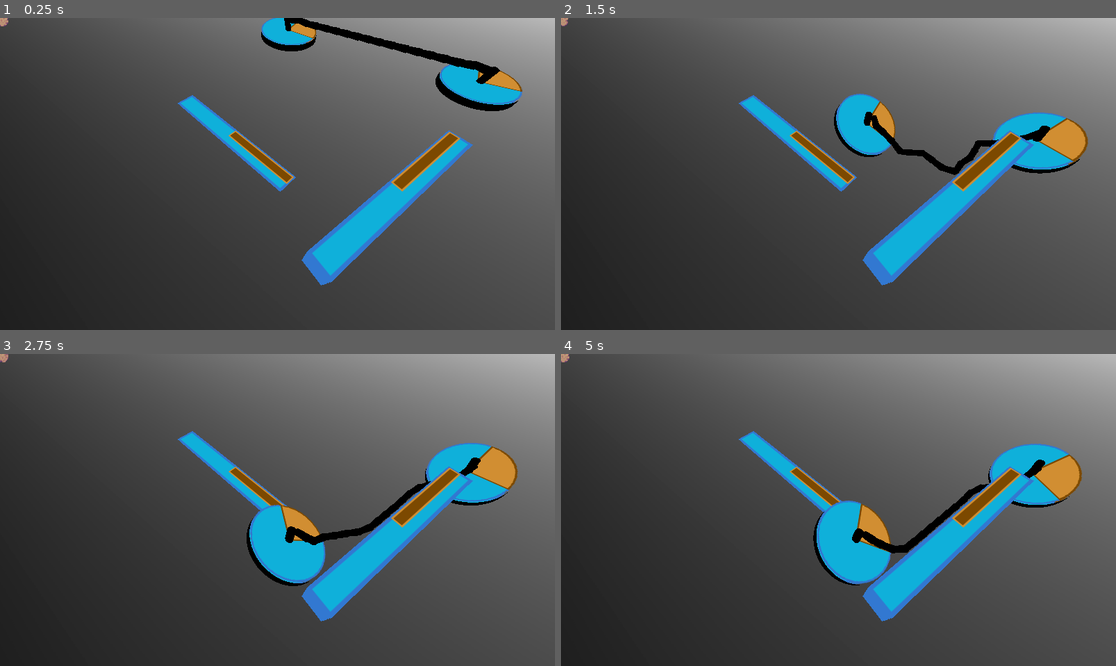
Above: before the commit, frames 1-4 (two rows, left to right).
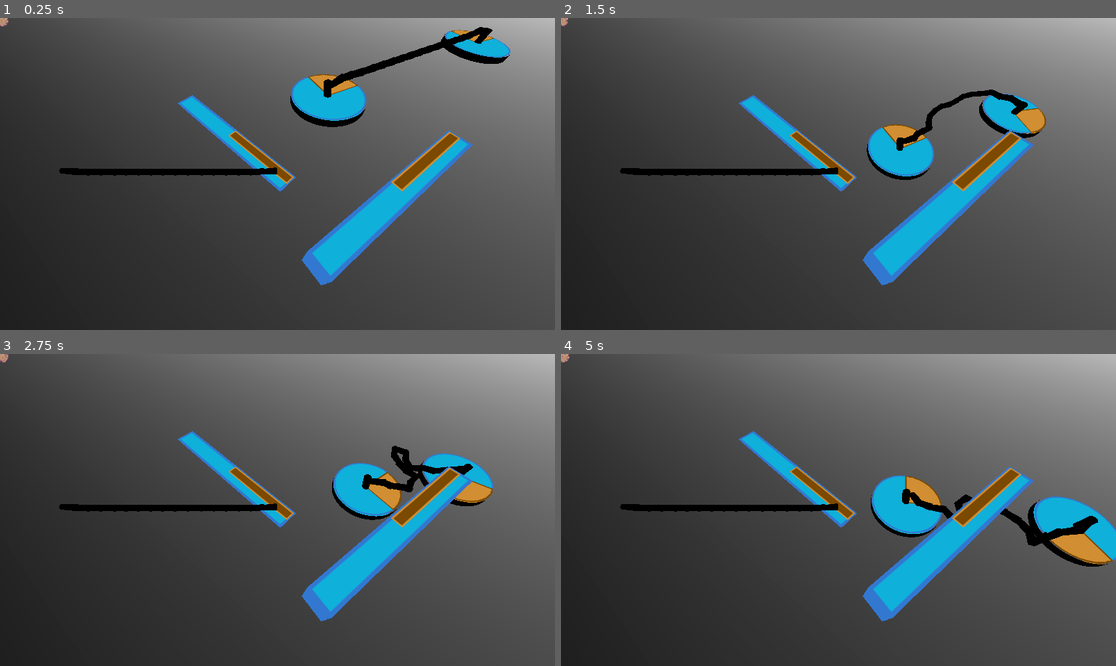
Above: after the commit, the same moments.

Repository: xaviervxz/PhysicsTestScenes
Game: Godot game, scene res://3dWithSprites/Rope/roxle_stage.tscn
The game is run twice, just before and just after one commit, with the same random seed, the same clock (stepped at 60 frames per second) and the same inputs.
Inputs:
- Up to frame 1 (0.25 s): no input
- Up to frame 2 (1.5 s): no input
- Up to frame 3 (2.75 s): no input
- Up to frame 4 (5 s): no input

The runs differ from the first frame. In frame 1, 7.3% of the frame differs, in the area x 10-95%, y 0-51%; in frame 2, 6.9%; in frame 3, 7.7%; in frame 4, 11%, in the area x 10-100%, y 28-75%.

Commit message:
Messed with Rope Collision

Diff:
--- a/3dWithSprites/PhysicsObjects/wheel.tscn
+++ b/3dWithSprites/PhysicsObjects/wheel.tscn
@@ -16,7 +16,7 @@
 cap_bottom = false
 
 [sub_resource type="CylinderShape3D" id="CylinderShape3D_vqbom"]
-height = 0.5
+height = 0.3
 radius = 0.05
 
 [sub_resource type="Gradient" id="Gradient_b38vi"]
@@ -33,9 +33,11 @@
 material = SubResource("StandardMaterial3D_anqcw")
 top_radius = 0.05
 bottom_radius = 0.05
-height = 0.5
+height = 0.3
 
 [node name="Wheel" type="RigidBody3D"]
+collision_layer = 3
+collision_mask = 3
 
 [node name="CollisionShape" type="CollisionShape3D" parent="."]
 transform = Transform3D(1, 0, 0, 0, -4.37114e-08, -1, 0, 1, -4.37114e-08, 0, 0, 0)
@@ -54,6 +56,9 @@
 texture = ExtResource("3_trxsd")
 
 [node name="Axle" type="RigidBody3D" parent="."]
+transform = Transform3D(1, 0, 0, 0, 1, 0, 0, 0, 1, 0, 0, 0.1)
+collision_layer = 3
+collision_mask = 3
 
 [node name="CollisionShape3D" type="CollisionShape3D" parent="Axle"]
 transform = Transform3D(1, 0, 0, 0, -4.37114e-08, -1, 0, 1, -4.37114e-08, 0, 0, 0)
@@ -70,6 +75,6 @@
 node_b = NodePath("..")
 
 [node name="Right" type="PinJoint3D" parent="Axle"]
-transform = Transform3D(1, 0, 0, 0, 1, 0, 0, 0, 1, 0, 0, 0.05)
+transform = Transform3D(1, 0, 0, 0, 1, 0, 0, 0, 1, 0, 0, -0.15)
 node_a = NodePath("../..")
 node_b = NodePath("..")
--- /dev/null
+++ b/3dWithSprites/Rope/rope.gd
@@ -0,0 +1,18 @@
+extends RigidBody3D
+
+@export var start_anchor : CollisionObject3D
+
+@export var end_anchor : CollisionObject3D
+
+func _ready():
+	var root_segment = get_node("0")
+	if root_segment:
+		root_segment.attach_to(start_anchor)
+	var prev = start_anchor
+	for body in get_children():
+		if body is RopeSegment:
+			body.attach_to(prev)
+			prev = body
+
+	if end_anchor:
+		$EndAnchor.node_b = end_anchor.get_path()
--- /dev/null
+++ b/3dWithSprites/Rope/rope.tscn
@@ -0,0 +1,96 @@
+[gd_scene load_steps=3 format=3 uid="uid://c2odrv2kf41pj"]
+
+[ext_resource type="Script" path="res://3dWithSprites/Rope/rope.gd" id="1_5omqp"]
+[ext_resource type="PackedScene" uid="uid://dxu4mwinrnrkr" path="res://3dWithSprites/Rope/rope_segment.tscn" id="1_evxmt"]
+
+[node name="Rope" type="RigidBody3D"]
+script = ExtResource("1_5omqp")
+
+[node name="0" parent="." instance=ExtResource("1_evxmt")]
+transform = Transform3D(-4.37114e-08, 1, 0, -1, -4.37114e-08, 0, 0, 0, 1, 1.4206, 0, 0.206284)
+collision_layer = 2
+collision_mask = 2
+
+[node name="1" parent="." instance=ExtResource("1_evxmt")]
+transform = Transform3D(-4.37114e-08, 1, 0, -1, -4.37114e-08, 0, 0, 0, 1, 1.23719, 0, 0.206284)
+collision_layer = 2
+collision_mask = 2
+
+[node name="2" parent="." instance=ExtResource("1_evxmt")]
+transform = Transform3D(-4.37114e-08, 1, 0, -1, -4.37114e-08, 0, 0, 0, 1, 1.06086, 0, 0.206284)
+collision_layer = 2
+collision_mask = 2
+
+[node name="3" parent="." instance=ExtResource("1_evxmt")]
+transform = Transform3D(-4.37114e-08, 1, 0, -1, -4.37114e-08, 0, 0, 0, 1, 0.884407, 0, 0.206284)
+collision_layer = 2
+collision_mask = 2
+
+[node name="4" parent="." instance=ExtResource("1_evxmt")]
+transform = Transform3D(-4.37114e-08, 1, 0, -1, -4.37114e-08, 0, 0, 0, 1, 0.70594, 0, 0.206284)
+collision_layer = 2
+collision_mask = 2
+
+[node name="5" parent="." instance=ExtResource("1_evxmt")]
+transform = Transform3D(-4.37114e-08, 1, 0, -1, -4.37114e-08, 0, 0, 0, 1, 0.529488, 0, 0.206284)
+collision_layer = 2
+collision_mask = 2
+
+[node name="6" parent="." instance=ExtResource("1_evxmt")]
+transform = Transform3D(-4.37114e-08, 1, 0, -1, -4.37114e-08, 0, 0, 0, 1, 0.354256, 0, 0.206284)
+collision_layer = 2
+collision_mask = 2
+
+[node name="7" parent="." instance=ExtResource("1_evxmt")]
+transform = Transform3D(-4.37114e-08, 1, 0, -1, -4.37114e-08, 0, 0, 0, 1, 0.16053, 0, 0.206284)
+collision_layer = 2
+collision_mask = 2
+
+[node name="8" parent="." instance=ExtResource("1_evxmt")]
+transform = Transform3D(-4.37114e-08, 1, 0, -1, -4.37114e-08, 0, 0, 0, 1, -0.0200119, 0, 0.206284)
+collision_layer = 2
+collision_mask = 2
+
+[node name="9" parent="." instance=ExtResource("1_evxmt")]
+transform = Transform3D(-4.37114e-08, 1, 0, -1, -4.37114e-08, 0, 0, 0, 1, -0.19561, 0, 0.206284)
+collision_layer = 2
+collision_mask = 2
+
+[node name="10" parent="." instance=ExtResource("1_evxmt")]
+transform = Transform3D(-4.37114e-08, 1, 0, -1, -4.37114e-08, 0, 0, 0, 1, -0.369255, 0, 0.206284)
+collision_layer = 2
+collision_mask = 2
+
+[node name="11" parent="." instance=ExtResource("1_evxmt")]
+transform = Transform3D(-4.37114e-08, 1, 0, -1, -4.37114e-08, 0, 0, 0, 1, -0.547173, 0, 0.206284)
+collision_layer = 2
+collision_mask = 2
+
+[node name="12" parent="." instance=ExtResource("1_evxmt")]
+transform = Transform3D(-4.37114e-08, 1, 0, -1, -4.37114e-08, 0, 0, 0, 1, -0.721062, 0, 0.206284)
+collision_layer = 2
+collision_mask = 2
+
+[node name="13" parent="." instance=ExtResource("1_evxmt")]
+transform = Transform3D(-4.37114e-08, 1, 0, -1, -4.37114e-08, 0, 0, 0, 1, -0.888725, 0, 0.206284)
+collision_layer = 2
+collision_mask = 2
+
+[node name="14" parent="." instance=ExtResource("1_evxmt")]
+transform = Transform3D(-4.37114e-08, 1, 0, -1, -4.37114e-08, 0, 0, 0, 1, -1.08337, 0, 0.206284)
+collision_layer = 2
+collision_mask = 2
+
+[node name="15" parent="." instance=ExtResource("1_evxmt")]
+transform = Transform3D(-4.37114e-08, 1, 0, -1, -4.37114e-08, 0, 0, 0, 1, -1.26763, 0, 0.206284)
+collision_layer = 2
+collision_mask = 2
+
+[node name="16" parent="." instance=ExtResource("1_evxmt")]
+transform = Transform3D(-4.37114e-08, 1, 0, -1, -4.37114e-08, 0, 0, 0, 1, -1.42229, 0, 0.206284)
+collision_layer = 2
+collision_mask = 2
+
+[node name="EndAnchor" type="PinJoint3D" parent="."]
+transform = Transform3D(1, 0, 0, 0, 1, 0, 0, 0, 1, -1.48828, 0, 0.206711)
+node_a = NodePath("../16")
--- a/3dWithSprites/Rope/rope_axle.tscn
+++ b/3dWithSprites/Rope/rope_axle.tscn
@@ -1,6 +1,6 @@
 [gd_scene load_steps=4 format=3 uid="uid://dmv8n080i0fjy"]
 
-[ext_resource type="PackedScene" uid="uid://dxu4mwinrnrkr" path="res://3dWithSprites/Rope/rope_segment.tscn" id="3_shohl"]
+[ext_resource type="PackedScene" uid="uid://c2odrv2kf41pj" path="res://3dWithSprites/Rope/rope.tscn" id="4_p3j7v"]
 [ext_resource type="Script" path="res://3dWithSprites/Rope/Roxel.gd" id="4_ssu8s"]
 [ext_resource type="PackedScene" uid="uid://uw30dl2uywf3" path="res://3dWithSprites/PhysicsObjects/wheel.tscn" id="5_naafo"]
 
@@ -15,80 +15,6 @@
 
 [node name="SoftBody3D" type="RigidBody3D" parent="."]
 
-[node name="RopeSegment2" parent="." instance=ExtResource("3_shohl")]
-transform = Transform3D(1, 0, 0, 0, 1, 0, 0, 0, 1, -0.267487, 0, 0.378906)
-
-[node name="right_Ropes" type="Node3D" parent="."]
-
-[node name="0" parent="right_Ropes" node_paths=PackedStringArray("anchor") instance=ExtResource("3_shohl")]
-transform = Transform3D(-4.37114e-08, 1, 0, -1, -4.37114e-08, 0, 0, 0, 1, 1.4206, 0, 0.206284)
-anchor = NodePath("../../0")
-
-[node name="1" parent="right_Ropes" node_paths=PackedStringArray("anchor") instance=ExtResource("3_shohl")]
-transform = Transform3D(-4.37114e-08, 1, 0, -1, -4.37114e-08, 0, 0, 0, 1, 1.23719, 0, 0.206284)
-anchor = NodePath("../0")
-
-[node name="2" parent="right_Ropes" node_paths=PackedStringArray("anchor") instance=ExtResource("3_shohl")]
-transform = Transform3D(-4.37114e-08, 1, 0, -1, -4.37114e-08, 0, 0, 0, 1, 1.06086, 0, 0.206284)
-anchor = NodePath("../1")
-
-[node name="3" parent="right_Ropes" node_paths=PackedStringArray("anchor") instance=ExtResource("3_shohl")]
-transform = Transform3D(-4.37114e-08, 1, 0, -1, -4.37114e-08, 0, 0, 0, 1, 0.884407, 0, 0.206284)
-anchor = NodePath("../2")
-
-[node name="4" parent="right_Ropes" node_paths=PackedStringArray("anchor") instance=ExtResource("3_shohl")]
-transform = Transform3D(-4.37114e-08, 1, 0, -1, -4.37114e-08, 0, 0, 0, 1, 0.70594, 0, 0.206284)
-anchor = NodePath("../3")
-
-[node name="5" parent="right_Ropes" node_paths=PackedStringArray("anchor") instance=ExtResource("3_shohl")]
-transform = Transform3D(-4.37114e-08, 1, 0, -1, -4.37114e-08, 0, 0, 0, 1, 0.529488, 0, 0.206284)
-anchor = NodePath("../4")
-
-[node name="6" parent="right_Ropes" node_paths=PackedStringArray("anchor") instance=ExtResource("3_shohl")]
-transform = Transform3D(-4.37114e-08, 1, 0, -1, -4.37114e-08, 0, 0, 0, 1, 0.354256, 0, 0.206284)
-anchor = NodePath("../5")
-
-[node name="7" parent="right_Ropes" node_paths=PackedStringArray("anchor") instance=ExtResource("3_shohl")]
-transform = Transform3D(-4.37114e-08, 1, 0, -1, -4.37114e-08, 0, 0, 0, 1, 0.16053, 0, 0.206284)
-anchor = NodePath("../6")
-
-[node name="8" parent="right_Ropes" node_paths=PackedStringArray("anchor") instance=ExtResource("3_shohl")]
-transform = Transform3D(-4.37114e-08, 1, 0, -1, -4.37114e-08, 0, 0, 0, 1, -0.0200119, 0, 0.206284)
-anchor = NodePath("../7")
-
-[node name="9" parent="right_Ropes" node_paths=PackedStringArray("anchor") instance=ExtResource("3_shohl")]
-transform = Transform3D(-4.37114e-08, 1, 0, -1, -4.37114e-08, 0, 0, 0, 1, -0.19561, 0, 0.206284)
-anchor = NodePath("../8")
-
-[node name="10" parent="right_Ropes" node_paths=PackedStringArray("anchor") instance=ExtResource("3_shohl")]
-transform = Transform3D(-4.37114e-08, 1, 0, -1, -4.37114e-08, 0, 0, 0, 1, -0.369255, 0, 0.206284)
-anchor = NodePath("../9")
-
-[node name="11" parent="right_Ropes" node_paths=PackedStringArray("anchor") instance=ExtResource("3_shohl")]
-transform = Transform3D(-4.37114e-08, 1, 0, -1, -4.37114e-08, 0, 0, 0, 1, -0.547173, 0, 0.206284)
-anchor = NodePath("../10")
-
-[node name="12" parent="right_Ropes" node_paths=PackedStringArray("anchor") instance=ExtResource("3_shohl")]
-transform = Transform3D(-4.37114e-08, 1, 0, -1, -4.37114e-08, 0, 0, 0, 1, -0.721062, 0, 0.206284)
-anchor = NodePath("../11")
-
-[node name="13" parent="right_Ropes" node_paths=PackedStringArray("anchor") instance=ExtResource("3_shohl")]
-transform = Transform3D(-4.37114e-08, 1, 0, -1, -4.37114e-08, 0, 0, 0, 1, -0.888725, 0, 0.206284)
-anchor = NodePath("../12")
-
-[node name="14" parent="right_Ropes" node_paths=PackedStringArray("anchor") instance=ExtResource("3_shohl")]
-transform = Transform3D(-4.37114e-08, 1, 0, -1, -4.37114e-08, 0, 0, 0, 1, -1.08337, 0, 0.206284)
-anchor = NodePath("../13")
-
-[node name="15" parent="right_Ropes" node_paths=PackedStringArray("anchor") instance=ExtResource("3_shohl")]
-transform = Transform3D(-4.37114e-08, 1, 0, -1, -4.37114e-08, 0, 0, 0, 1, -1.26763, 0, 0.206284)
-anchor = NodePath("../14")
-
-[node name="16" parent="right_Ropes" node_paths=PackedStringArray("anchor") instance=ExtResource("3_shohl")]
-transform = Transform3D(-4.37114e-08, 1, 0, -1, -4.37114e-08, 0, 0, 0, 1, -1.42229, 0, 0.206284)
-anchor = NodePath("../15")
-
-[node name="EndAnchor" type="PinJoint3D" parent="right_Ropes"]
-transform = Transform3D(1, 0, 0, 0, 1, 0, 0, 0, 1, -1.48828, 0, 0.206711)
-node_a = NodePath("../16")
-node_b = NodePath("../../1")
+[node name="right_Ropes" parent="." node_paths=PackedStringArray("start_anchor", "end_anchor") instance=ExtResource("4_p3j7v")]
+start_anchor = NodePath("../0")
+end_anchor = NodePath("../1")
--- a/3dWithSprites/Rope/rope_segment.gd
+++ b/3dWithSprites/Rope/rope_segment.gd
@@ -5,4 +5,8 @@
 
 func _ready():
 	if anchor:
-		$AnchorPin.node_b = anchor.get_path()
+		attach_to(anchor)
+
+func attach_to(node : CollisionObject3D):
+	if node:
+		$AnchorPin.node_b = node.get_path()
--- a/3dWithSprites/Rope/roxle_stage.tscn
+++ b/3dWithSprites/Rope/roxle_stage.tscn
@@ -1,18 +1,22 @@
-[gd_scene load_steps=6 format=3 uid="uid://cbtsa3p6kws4q"]
+[gd_scene load_steps=7 format=3 uid="uid://cbtsa3p6kws4q"]
 
 [ext_resource type="PackedScene" uid="uid://cqyb5aw3q266n" path="res://3dWithSprites/PhysicsObjects/ground.tscn" id="1_krvx2"]
 [ext_resource type="PackedScene" uid="uid://dxlu3cgj1caka" path="res://3dWithSprites/forces/force.tscn" id="3_ilclc"]
 [ext_resource type="PackedScene" uid="uid://c27qkmcewc5v4" path="res://3dWithSprites/Wall/wall.tscn" id="4_8fsp8"]
 [ext_resource type="PackedScene" uid="uid://dmv8n080i0fjy" path="res://3dWithSprites/Rope/rope_axle.tscn" id="4_33d0h"]
+[ext_resource type="PackedScene" uid="uid://c2odrv2kf41pj" path="res://3dWithSprites/Rope/rope.tscn" id="5_5h0af"]
 
 [sub_resource type="MeshLibrary" id="MeshLibrary_ab1jb"]
 
 [node name="Stage" type="Node3D"]
+transform = Transform3D(1, 0, 0, 0, 1, 0, 0, 0, 1, 0.351717, -0.384332, 0.0471063)
 
 [node name="Camera3D" type="Camera3D" parent="."]
 transform = Transform3D(1, 0, 0, 0, 0.524803, 0.851224, 0, -0.851224, 0.524803, 0.00941682, 2.49792, 0.877945)
 
 [node name="Ground" parent="." instance=ExtResource("1_krvx2")]
+collision_layer = 3
+collision_mask = 3
 
 [node name="GridMap" type="GridMap" parent="."]
 mesh_library = SubResource("MeshLibrary_ab1jb")
@@ -33,4 +37,7 @@
 transform = Transform3D(0.718794, 0, -0.695223, 0, 1, 0, 0.695223, 0, 0.718794, -0.762375, -6.10352e-05, -1.35327)
 
 [node name="Roxel" parent="." instance=ExtResource("4_33d0h")]
-transform = Transform3D(0.866025, 0.5, 2.18557e-08, 0, -4.37114e-08, 1, 0.5, -0.866025, -3.78552e-08, 1.52047, 1.00012, -2.5029)
+transform = Transform3D(0.890483, -0.455016, -1.98894e-08, 0, -4.37114e-08, 1, -0.455016, -0.890483, -3.89243e-08, 2.01411, 1.00012, -2.12914)
+
+[node name="Rope" parent="." instance=ExtResource("5_5h0af")]
+transform = Transform3D(1, 0, 0, 0, 1, 0, 0, 0, 1, -1.52107, 0.0676303, -0.877428)
Not shown: 1 places in 3dWithSprites/PhysicsObjects/wheel.tscn that only renumber resources
